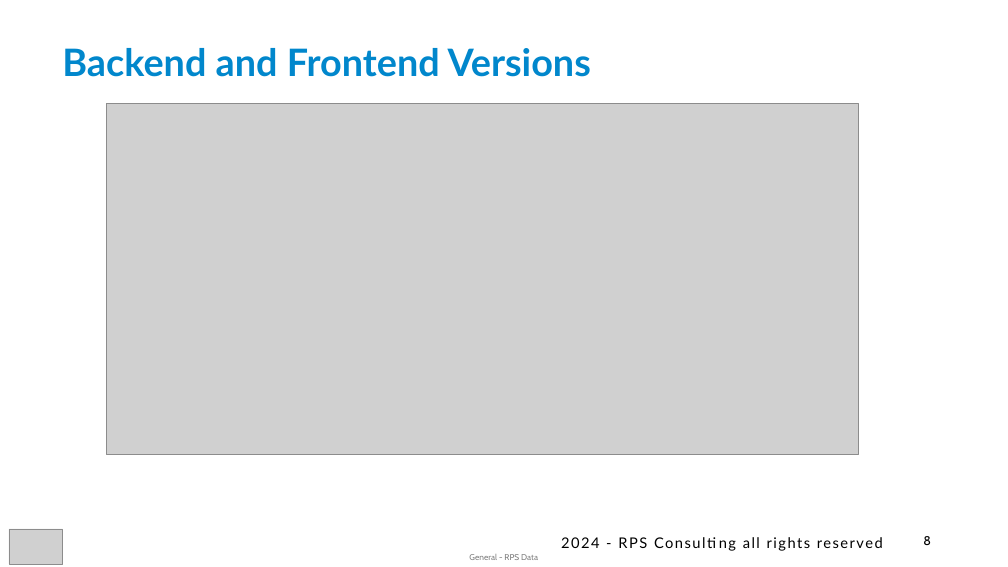
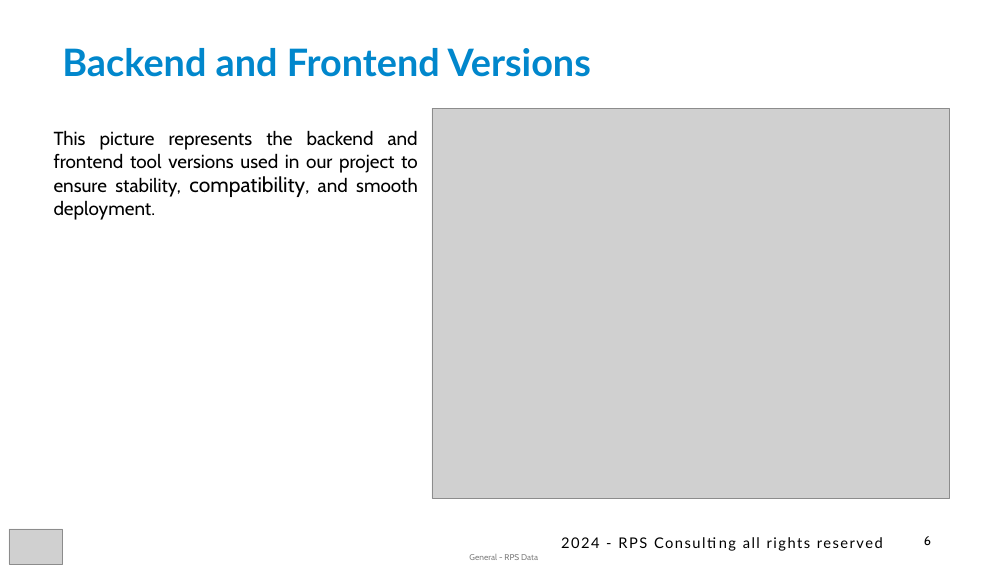
Before and after one commit to varsha21-pr/DoneVia-todo-taskmanager, a slide deck: slide 6 of CP_JAVA_Team 21 PPT.pptx (slide 8 before the commit). Drawn at 1008x567 pixels with LibreOffice and Linux fonts; fonts in the diff are those of the drawing; grey boxes stand for pictures. Boxes give left, top, right and bottom in pixels: in the first picture for what was removed or moved away, otherwise in the second. Text is boxed around its words. In the diff, an @@ line names an element or a change of style, - is before the commit and + after.

```diff
--- a/CP_JAVA_Team 21 PPT.pptx
+++ b/CP_JAVA_Team 21 PPT.pptx
@@ picture: place and size @@
-picture at (107,104,859,454)
+picture at (432,108,950,498)
@@ text added at (54,130,418,220), 18 pt, text #000000 @@
+This picture represents the backend and frontend tool versions used in our project to ensure stability, compatibility, and smooth deployment.
@@ page number at (924,536,931,545): text changed @@
-8
+6
```
Also in this commit, not shown: 6 other slides changed.
